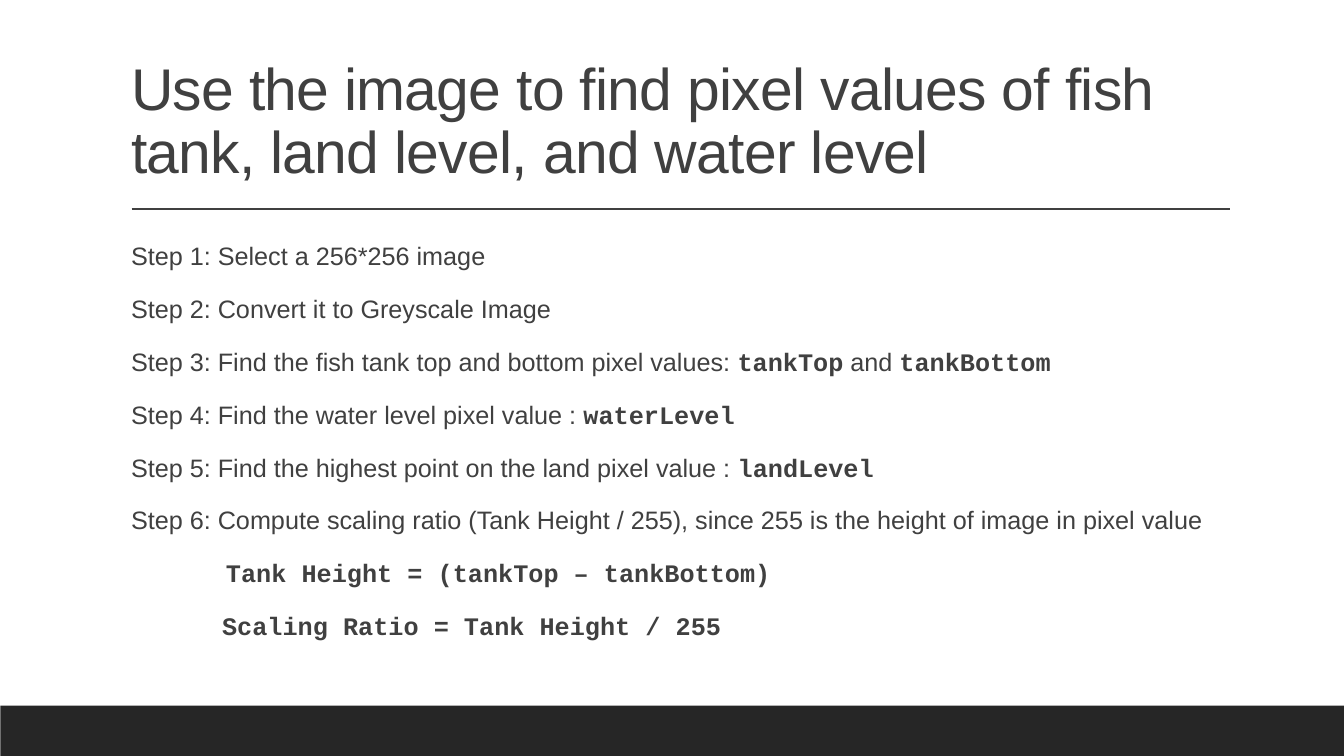
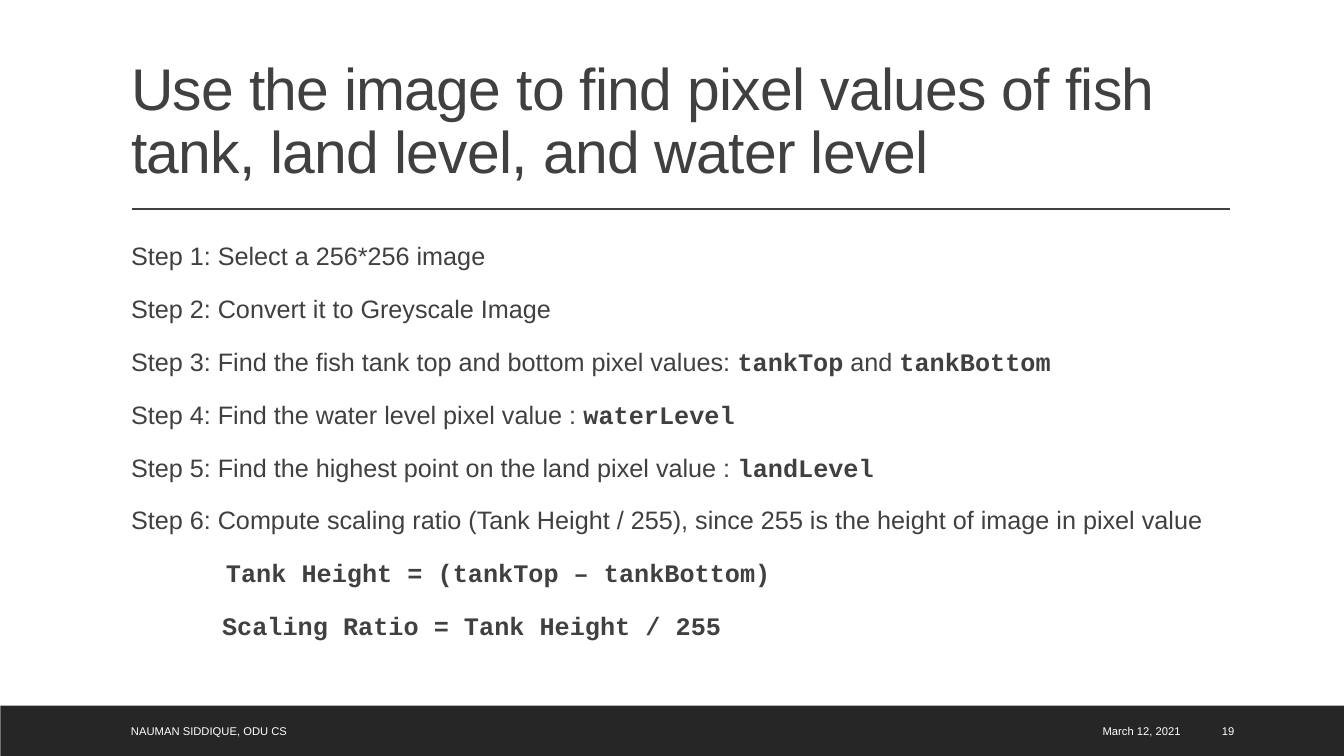
Before and after one commit to isaki001/PiCamUtils, a slide deck: slide 19 of floodDetection/report/Flood Detection using Raspberry Pi.pptx. Drawn at 1344x756 pixels with LibreOffice and Linux fonts; fonts in the diff are those of the drawing. Boxes give left, top, right and bottom in pixels: in the first picture for what was removed or moved away, otherwise in the second. Text is boxed around its words. In the diff, an @@ line names an element or a change of style, - is before the commit and + after.

```diff
--- a/floodDetection/report/Flood Detection using Raspberry Pi.pptx
+++ b/floodDetection/report/Flood Detection using Raspberry Pi.pptx
@@ text added at box(131, 727, 287, 737), 8 pt, text #FFFFFF @@
+NAUMAN SIDDIQUE, ODU CS
@@ text added at box(1103, 727, 1181, 737), 8 pt, text #FFFFFF @@
+March 12, 2021
@@ page number added at box(1222, 727, 1234, 735), 8 pt, text #FFFFFF @@
+19
```
Also in this commit, not shown: 34 other slides changed.
